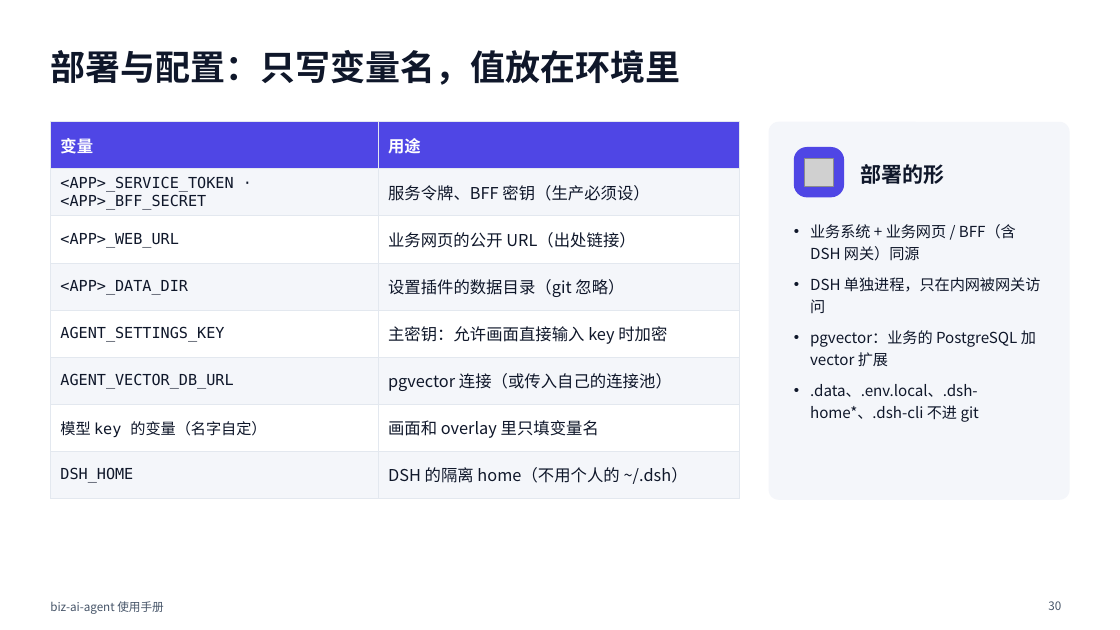
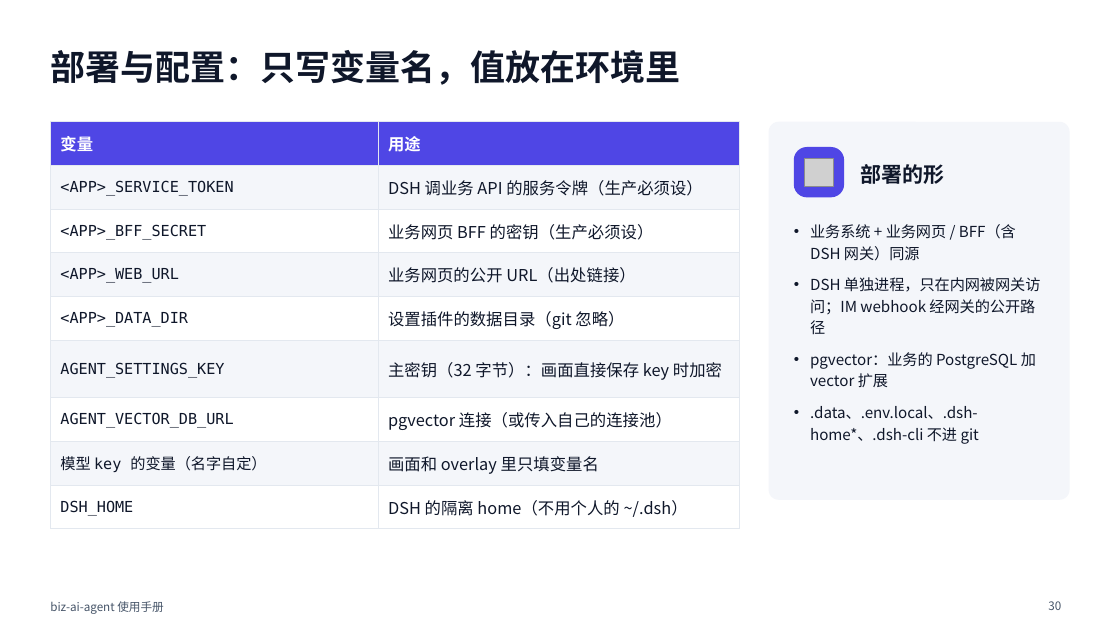
Before and after one commit to ITC-cloud-soft/biz-ai-agent, a slide deck: slide 30 of docs/MANUAL.pptx. Drawn at 1120x630 pixels with LibreOffice and Linux fonts; fonts in the diff are those of the drawing; grey boxes stand for pictures. Boxes give left, top, right and bottom in pixels: in the first picture for what was removed or moved away, otherwise in the second. Text is boxed around its words. In the diff, an @@ line names an element or a change of style, - is before the commit and + after.

```diff
--- a/docs/MANUAL.pptx
+++ b/docs/MANUAL.pptx
@@ table at <box>50,122,739,521</box> @@
-row 2: <APP>_SERVICE_TOKEN · <APP>_BFF_SECRET | 服务令牌、BFF 密钥（生产必须设）
+row 2: <APP>_SERVICE_TOKEN | DSH 调业务 API 的服务令牌（生产必须设）
+row 3: <APP>_BFF_SECRET | 业务网页 BFF 的密钥（生产必须设）
-row 6, column 2: 主密钥：允许画面直接输入 key 时加密
+row 6, column 2: 主密钥（32 字节）：画面直接保存 key 时加密
@@ text at <box>810,277,1041,335</box>: text changed @@
-• DSH 单独进程，只在内网被网关访问
+• DSH 单独进程，只在内网被网关访问；IM webhook 经网关的公开路径
```
Also in this commit, not shown: 26 other slides changed.
